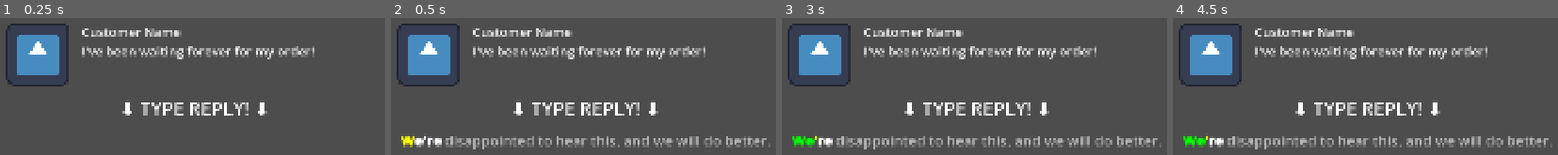
Above: before the commit, frames 1-4 (left to right).
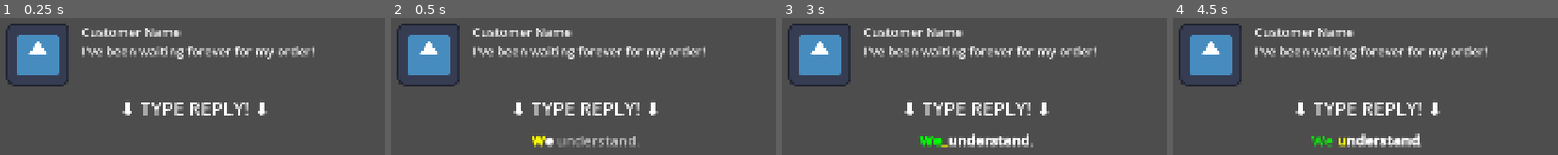
Above: after the commit, the same moments.

Repository: Sunday-Studio-Team/cafe
Game: Godot game, scene res://Minigames/typing/typing_minigame.tscn
Same seed, same stepped clock (60 frames per second), same inputs: the game is played once before the commit and once after it. This scene is started directly instead of the project's main scene. The engine's default icon, where the game draws it, is replaced by a stand-in: a white triangle on a blue panel in a dark square.
Inputs (mouse positions are in pixels of both pictures, inside the frame that each line leads up to):
- Up to frame 1 (0.25 s): no input
- Up to frame 2 (0.5 s): no input
- Up to frame 3 (3 s): tap Enter at 0.5, 2 s; move the mouse to (outside the picture) at 0.52 s; hold D (move_right) 0.53-1.28 s; hold E (interact) 0.53-1.28 s; click (outside the picture) at 0.67 s; tap Space at 1.25, 2.75 s; move the mouse to (outside the picture) at 1.27 s; hold S (move_back) 1.28-2.03 s; tap Shift (sprint) at 1.35 s; move the mouse to (outside the picture) at 2.02 s; hold D (move_right) 2.03-2.78 s; tap I at 2.1 s; move the mouse to (939, 74) at 2.77 s; hold W (move_forward) from 2.78 s (still down); tap E (interact) at 2.85 s; click (939, 74) at 2.92 s
- Up to frame 4 (4.5 s): tap Enter at 3.5 s; move the mouse to (outside the picture) at 3.52 s; release W (move_forward) at 3.53 s; hold Shift (sprint) 3.53-4.28 s; hold A (move_left) from 3.53 s (still down); tap Space at 4.25 s; move the mouse to (outside the picture) at 4.27 s; tap I at 4.35 s

Frame 1 is identical in both runs. In frame 2, 4.0% of the frame differs, in the area x 2-99%, y 86-96%; in frame 3, 4.5%, in the area x 2-99%, y 84-96%; in frame 4, 4.4%.

Commit message:
Make typing minigame responses much shorter

Diff:
--- a/godot/Minigames/typing/typing_minigame.tscn
+++ b/godot/Minigames/typing/typing_minigame.tscn
@@ -3,7 +3,7 @@
 [ext_resource type="Script" uid="uid://ce518qg6ck3gw" path="res://Minigames/typing/typing_minigame.gd" id="1_6jplg"]
 [ext_resource type="Texture2D" uid="uid://b1j05q5s30754" path="res://icon.svg" id="1_pojmr"]
 [ext_resource type="Script" uid="uid://6d8b03xohlwa" path="res://Minigames/typing/typing_minigame_replies/typing_minigame_content.gd" id="2_01tsg"]
-[ext_resource type="Resource" uid="uid://c4fffhlqsgpcl" path="res://Minigames/typing/typing_minigame_replies/typing_minigame_content_001.tres" id="3_wstoq"]
+[ext_resource type="Resource" uid="uid://cadtk0655usp3" path="res://Minigames/typing/typing_minigame_replies/typing_minigame_content_easy.tres" id="3_6jplg"]
 
 [sub_resource type="LabelSettings" id="LabelSettings_kpug4"]
 font_size = 32
@@ -19,7 +19,7 @@
 grow_horizontal = 2
 grow_vertical = 2
 script = ExtResource("1_6jplg")
-typing_minigame_contents = Array[ExtResource("2_01tsg")]([ExtResource("3_wstoq")])
+typing_minigame_contents = Array[ExtResource("2_01tsg")]([ExtResource("3_6jplg")])
 customer_dialog_container = NodePath("VBoxContainer/CustomerDialogContainer")
 customer_dialog_rich_text_label = NodePath("VBoxContainer/CustomerDialogContainer/HBoxContainer/VBoxContainer/CustomerDialogRichTextLabel")
 instructions_container = NodePath("VBoxContainer/InstructionsContainer")
--- a/godot/Minigames/typing/typing_minigame_replies/typing_minigame_content_easy.tres
+++ b/godot/Minigames/typing/typing_minigame_replies/typing_minigame_content_easy.tres
@@ -5,5 +5,5 @@
 [resource]
 script = ExtResource("1_47nfa")
 possible_customer_dialog = Array[String](["The machine won't give me what I ordered!", "I've been waiting forever for my order!"])
-possible_player_replies = Array[String](["Sorry.", "Apologies."])
+possible_player_replies = Array[String](["Our apologies.", "We understand.", "We apologize.", "Thank you.", "I apologize.", "Disappointing.", "We regret this."])
 metadata/_custom_type_script = "uid://6d8b03xohlwa"
--- /dev/null
+++ b/godot/Minigames/typing/typing_minigame_replies/typing_minigame_content_very_easy.tres
@@ -0,0 +1,9 @@
+[gd_resource type="Resource" script_class="TypingMinigameContent" format=3 uid="uid://blxxa64d4yt86"]
+
+[ext_resource type="Script" uid="uid://6d8b03xohlwa" path="res://Minigames/typing/typing_minigame_replies/typing_minigame_content.gd" id="1_7bnsr"]
+
+[resource]
+script = ExtResource("1_7bnsr")
+possible_customer_dialog = Array[String](["The machine won't give me what I ordered!", "I've been waiting forever for my order!"])
+possible_player_replies = Array[String](["Sorry.", "Apologies."])
+metadata/_custom_type_script = "uid://6d8b03xohlwa"
Renamed: godot/Minigames/typing/typing_minigame_replies/typing_minigame_content_001.tres -> godot/Minigames/typing/typing_minigame_replies/typing_minigame_content_hard.tres
